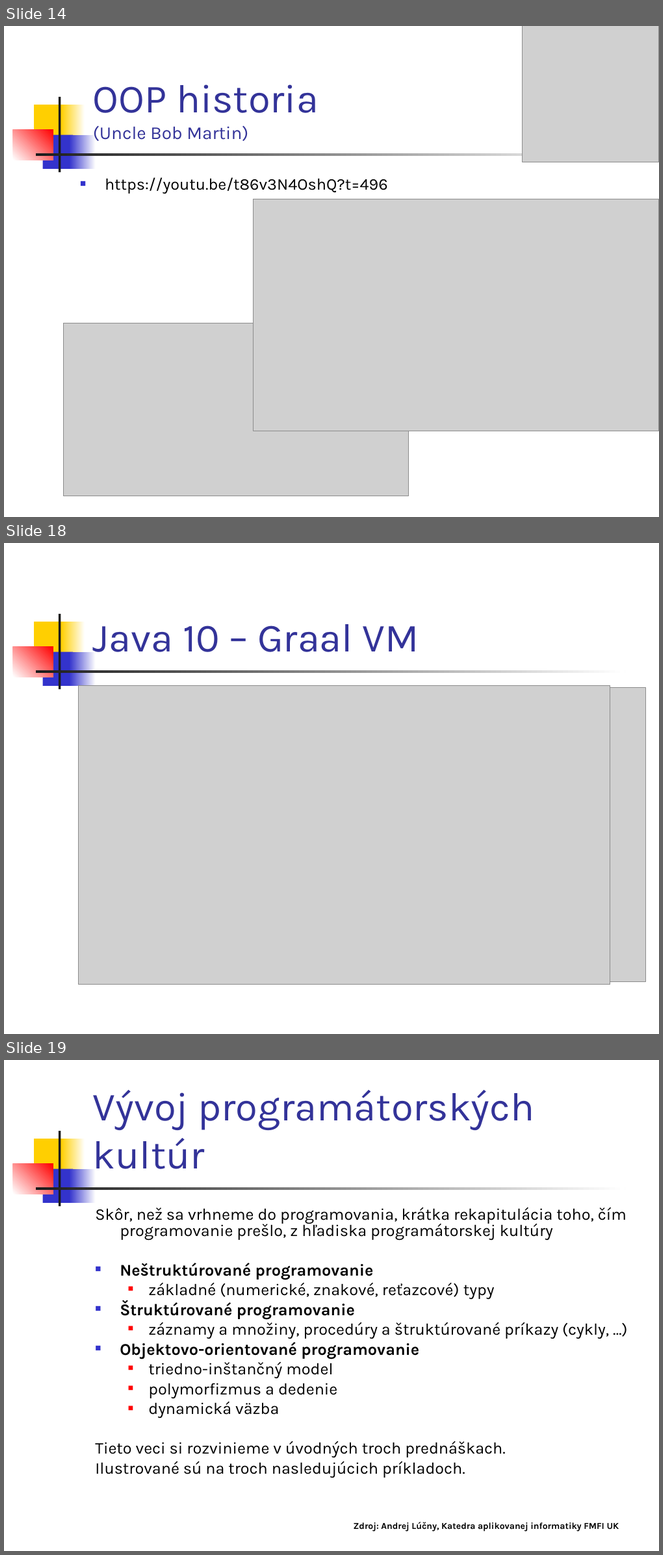
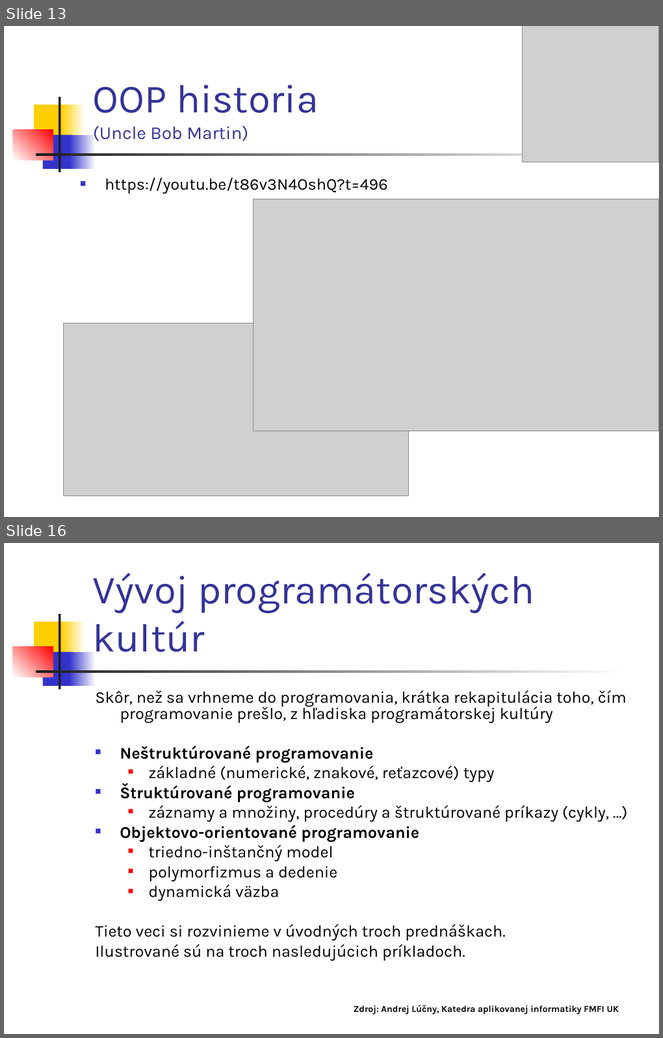
Before and after one commit to Programovanie4/Prednasky, a slide deck: 01/01_java.ppt. Shown one above the other, each under a label of ours: slides 14, 18 and 19 before the commit, slides 13 and 16 after it; the slides between them are not shown. The pictures are 663x1555 and 663x1038 pixels, drawn with LibreOffice and Linux fonts; fonts in the diff are those of the drawing; grey boxes stand for pictures. Boxes give left, top, right and bottom in pixels: in the first picture for what was removed or moved away, otherwise in the second. Text is boxed around its words. In the diff, an @@ line names an element or a change of style, - is before the commit and + after.

```diff
--- a/01/01_java.ppt
+++ b/01/01_java.ppt
@@ slide 18 removed at (4, 543, 659, 1034), background #FFFFFF; not listed: 7 template elements that a slide beside it also shows @@
@@ title removed at (93, 624, 419, 652) @@
-Java 10 – Graal VM
@@ picture removed at (79, 686, 610, 985) @@
@@ picture removed at (88, 688, 646, 982) @@
@@ what was slide 14 is now slide 13 @@
@@ what was slide 19 is now slide 16 @@
```
Also in this commit, not shown: 7 slides changed, 4 other slides removed, 6 other files.
